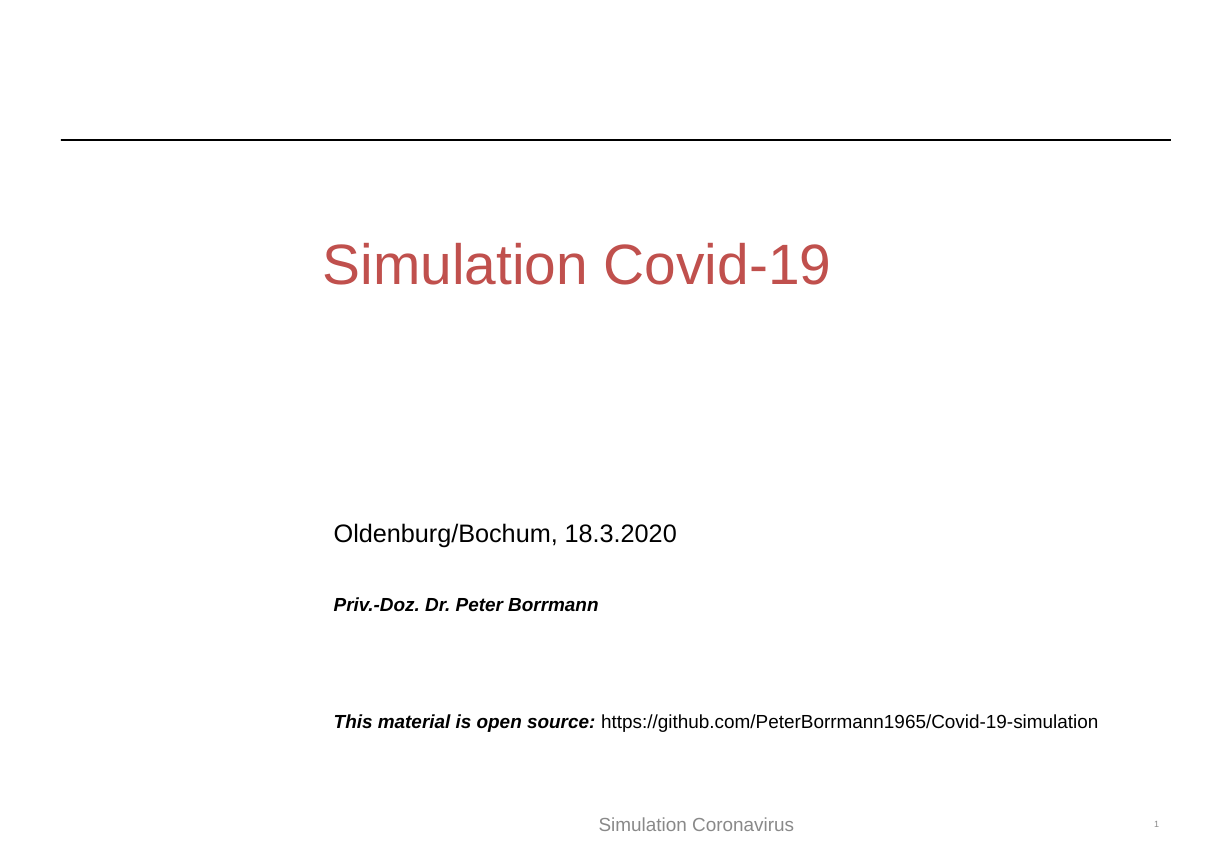
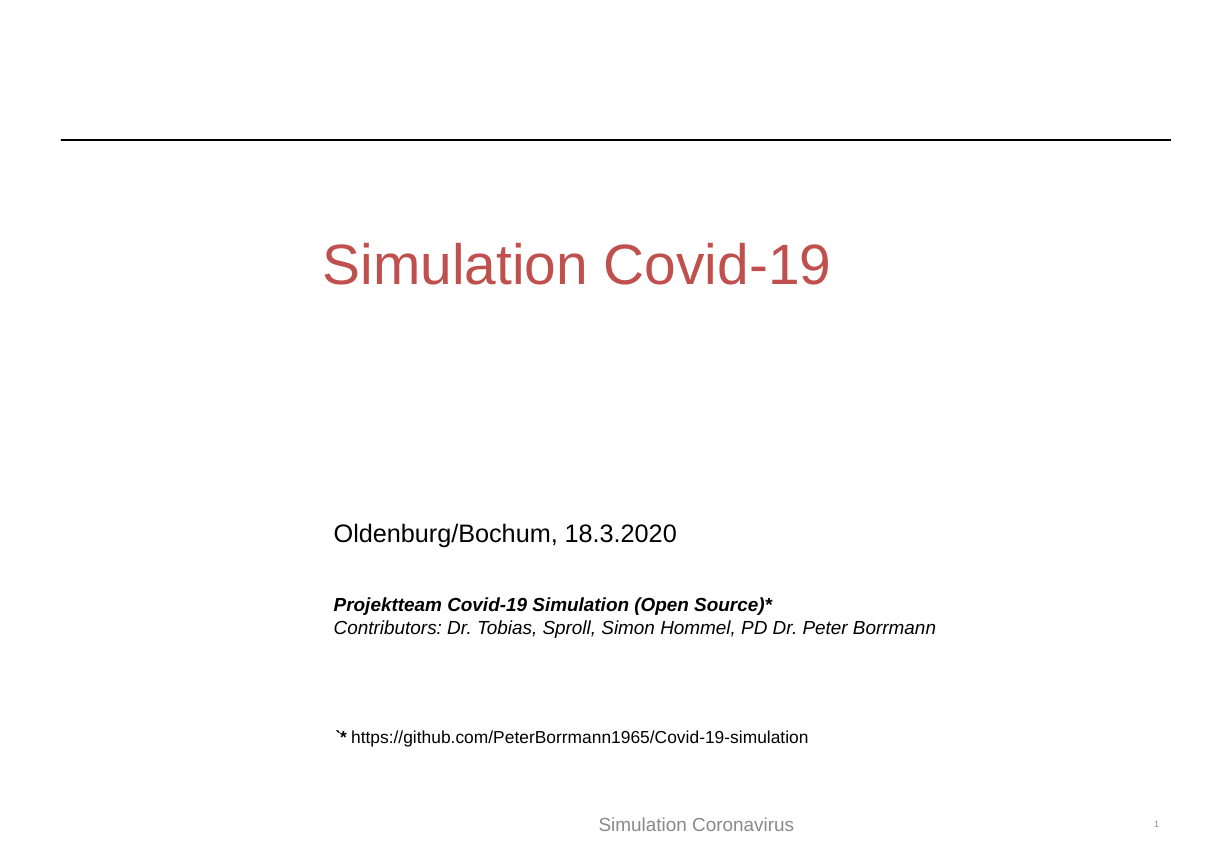
Before and after one commit to PeterBorrmann1965/Covid-19-simulation, a slide deck: slide 1 of docs/20200318 corona.ppt. Drawn at 1232x853 pixels with LibreOffice and Linux fonts; fonts in the diff are those of the drawing. Boxes give left, top, right and bottom in pixels: in the first picture for what was removed or moved away, otherwise in the second. Text is boxed around its words. In the diff, an @@ line names an element or a change of style, - is before the commit and + after.

```diff
--- a/docs/20200318 corona.ppt
+++ b/docs/20200318 corona.ppt
@@ subtitle at box(334, 597, 936, 747): text changed; italic on @@
-  Priv.-Doz. Dr. Peter Borrmann
-  This material is open source: https://github.com/PeterBorrmann1965/Covid-19-simulation
+  Projektteam Covid-19 Simulation (Open Source)*
+  Contributors: Dr. Tobias, Sproll, Simon Hommel, PD Dr. Peter Borrmann
+  `* https://github.com/PeterBorrmann1965/Covid-19-simulation
```
Also in this commit, not shown: 3 slides added, 1 slide removed, 2 other files.
